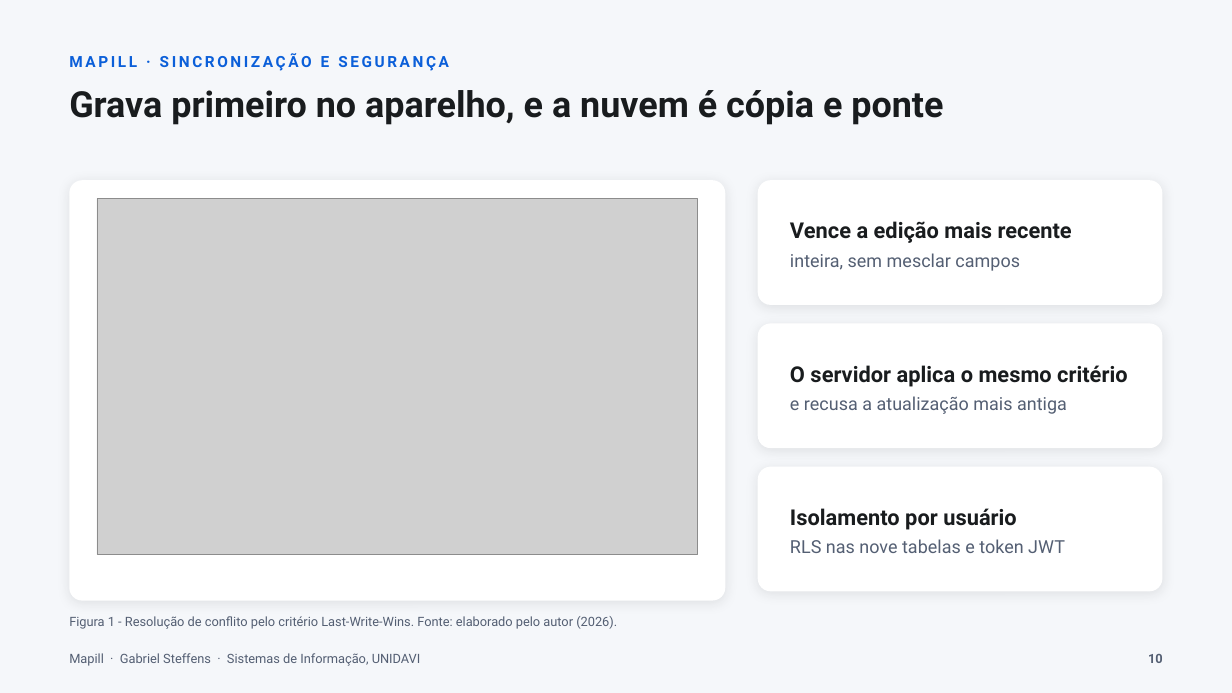
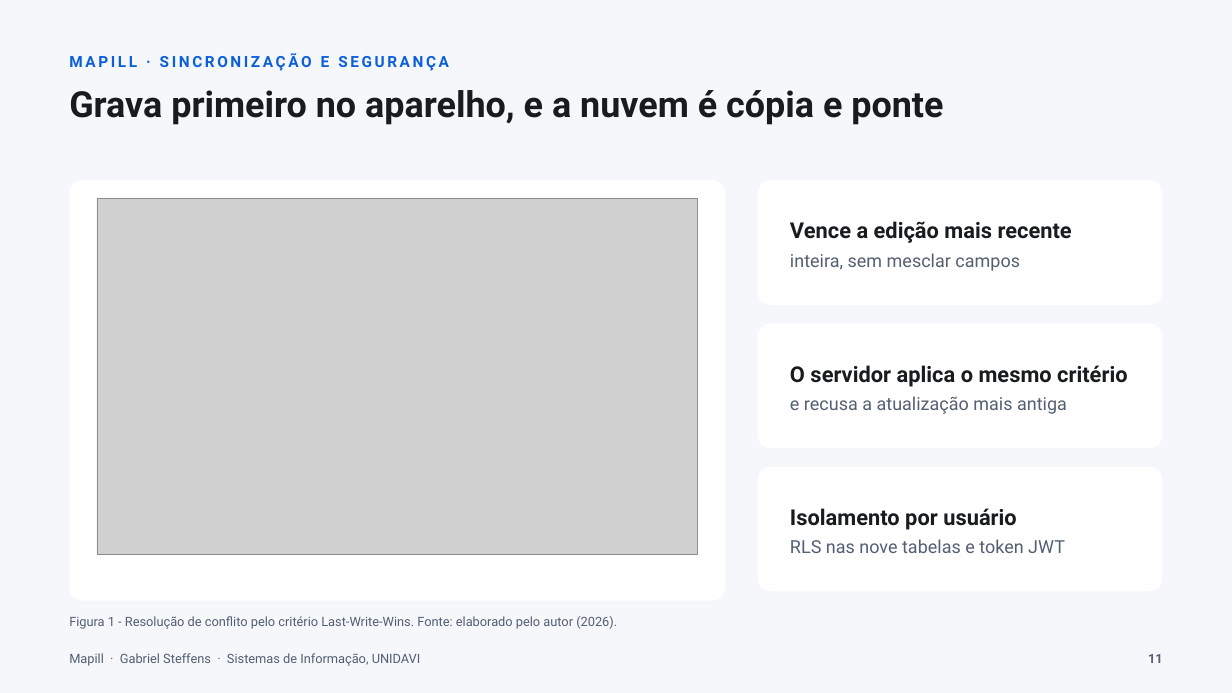
Before and after one commit to gabste8831/Mapill-Health-App, a slide deck: slide 11 of docs/tcc/apresentacao-mapill.pptx (slide 10 before the commit). Drawn at 1232x693 pixels with LibreOffice and Linux fonts; fonts in the diff are those of the drawing; grey boxes stand for pictures. Boxes give left, top, right and bottom in pixels: in the first picture for what was removed or moved away, otherwise in the second. Text is boxed around its words. In the diff, an @@ line names an element or a change of style, - is before the commit and + after.

```diff
--- a/docs/tcc/apresentacao-mapill.pptx
+++ b/docs/tcc/apresentacao-mapill.pptx
@@ rounded rectangle at (69,180,726,601): shadow off @@
@@ rounded rectangle at (758,180,1163,305): shadow off @@
@@ text at (1148,654,1163,663): text changed @@
-10
+11
```
Also in this commit, not shown: 15 other slides changed, 1 slide added, 2 other files.
